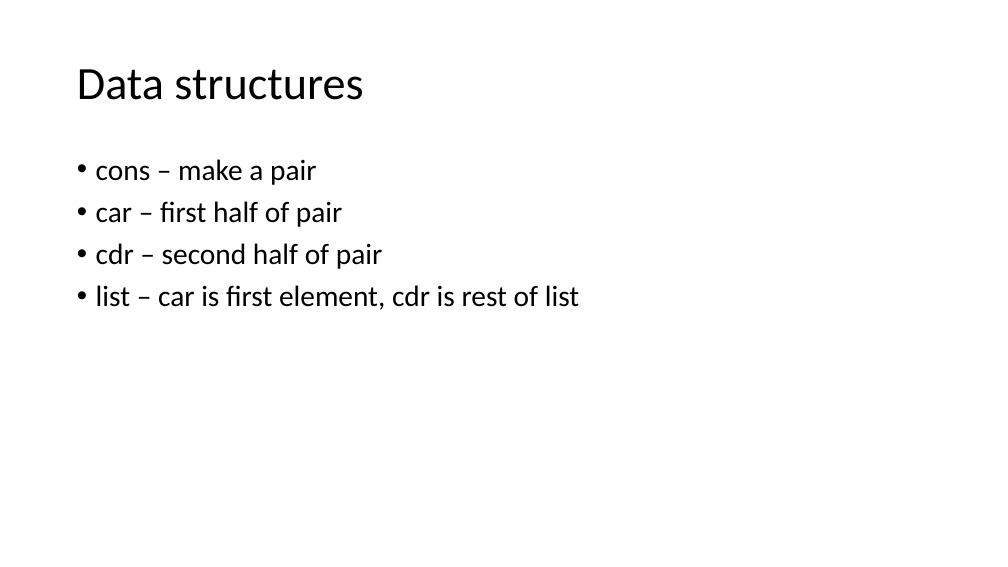
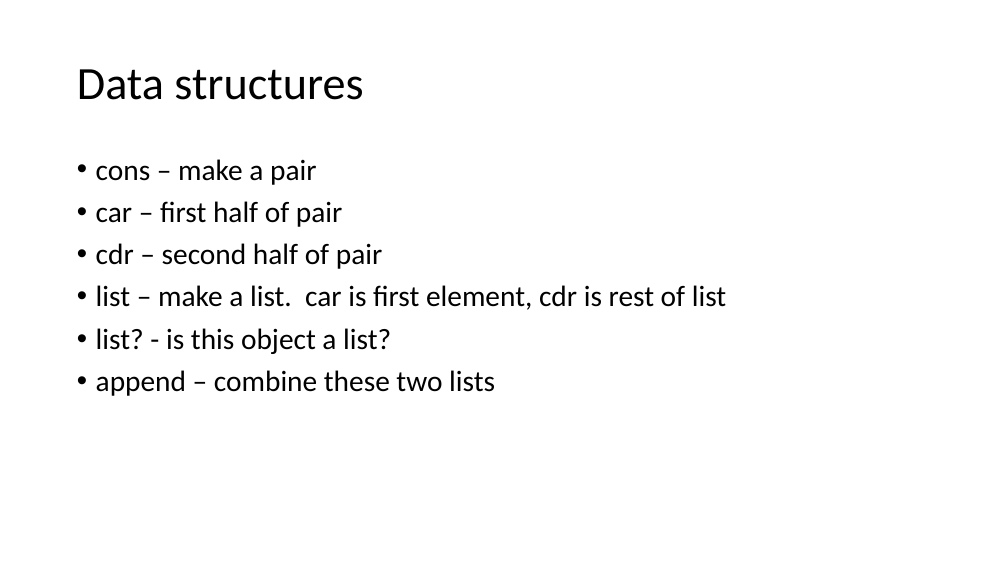
Before and after one commit to skalakm/programmingLanguages, a slide deck: slide 8 of slides/scheme intr.pptx. Drawn at 1008x567 pixels with LibreOffice and Linux fonts; fonts in the diff are those of the drawing. Boxes give left, top, right and bottom in pixels: in the first picture for what was removed or moved away, otherwise in the second. Text is boxed around its words. In the diff, an @@ line names an element or a change of style, - is before the commit and + after.

Commit message:
added list example

```diff
--- a/slides/scheme intr.pptx
+++ b/slides/scheme intr.pptx
@@ text at bbox=[96, 285, 726, 396]: text changed @@
-• list – car is first element, cdr is rest of list
+• list – make a list. car is first element, cdr is rest of list
+• list? - is this object a list?
+• append – combine these two lists
```
Also in this commit, not shown: 3 other files.
